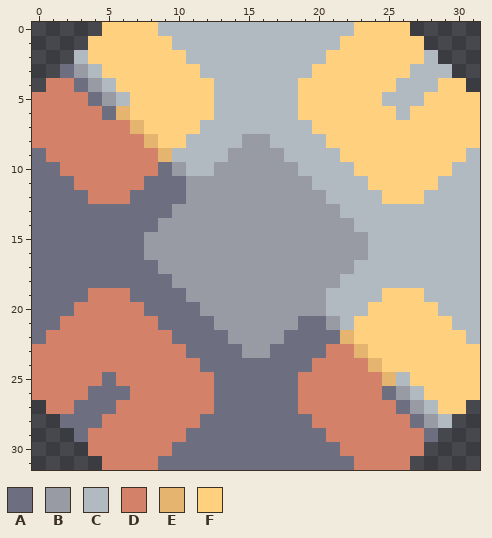
Pixel-art sprite, stored at sprites/ultra-micro-processor.png. The picture above is the old version.
The file is 32x32 pixels.
Palette (. is transparent): A #6d6f80  B #989aa4  C #b0bac0  D #d38168  E #e5b56f  F #ffd17e
Pixels before, first column x 0:
 0 .....FFFFCCCCCCCCCCCCCCFFFF.....
 1 ....FFFFFFCCCCCCCCCCCCFFFFFF....
 2 ...CFFFFFFFCCCCCCCCCCFFFFFFFC...
 3 ..ABCFFFFFFFCCCCCCCCFFFFFFFCCC..
 4 .DDABCFFFFFFFCCCCCCFFFFFFFCCCFF.
 5 DDDDABCFFFFFFCCCCCCFFFFFFCCCFFFF
 6 DDDDDAEFFFFFFCCCCCCFFFFFFFCFFFFF
 7 DDDDDDDEFFFFCCCCCCCCFFFFFFFFFFFF
 8 DDDDDDDDEFFCCCCBBCCCCFFFFFFFFFFF
 9 ADDDDDDDDECCCCBBBBCCCCFFFFFFFFFC
10 AADDDDDDDABCCBBBBBBCCCCFFFFFFFCC
11 AAADDDDDAAABBBBBBBBBCCCCFFFFFCCC
12 AAAADDDAAAABBBBBBBBBBCCCCFFFCCCC
13 AAAAAAAAAABBBBBBBBBBBBCCCCCCCCCC
14 AAAAAAAAABBBBBBBBBBBBBBCCCCCCCCC
15 AAAAAAAABBBBBBBBBBBBBBBBCCCCCCCC
16 AAAAAAAABBBBBBBBBBBBBBBBCCCCCCCC
17 AAAAAAAAABBBBBBBBBBBBBBCCCCCCCCC
18 AAAAAAAAAABBBBBBBBBBBBCCCCCCCCCC
19 AAAADDDAAAABBBBBBBBBBCCCCFFFCCCC
20 AAADDDDDAAAABBBBBBBBBCCCFFFFFCCC
21 AADDDDDDDAAAABBBBBBAABCFFFFFFFCC
22 ADDDDDDDDDAAAABBBBAAAAEFFFFFFFFC
23 DDDDDDDDDDDAAAABBAAAADDEFFFFFFFF
24 DDDDDDDDDDDDAAAAAAAADDDDEFFFFFFF
25 DDDDDADDDDDDDAAAAAADDDDDDECFFFFF
26 DDDDAAADDDDDDAAAAAADDDDDDABCFFFF
27 .DDAAADDDDDDDAAAAAADDDDDDDABCFF.
28 ..AAADDDDDDDAAAAAAAADDDDDDDABC..
29 ...ADDDDDDDAAAAAAAAAADDDDDDDA...
30 ....DDDDDDAAAAAAAAAAAADDDDDD....
31 .....DDDDAAAAAAAAAAAAAADDDD.....
The same view after the edit:
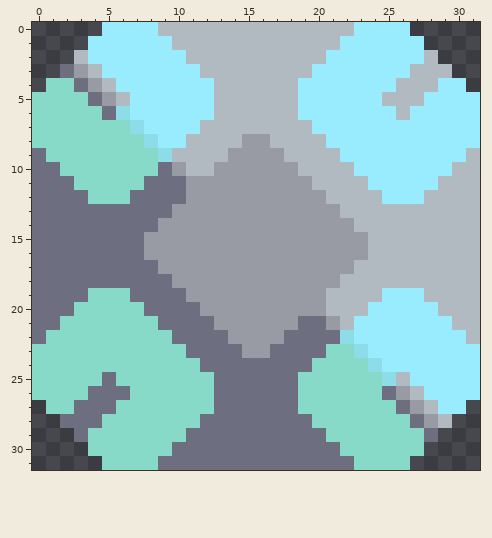
Change:
colour D: #d38168 -> #87dac7
colour E: #e5b56f -> #8ddde9
colour F: #ffd17e -> #99ecfd
